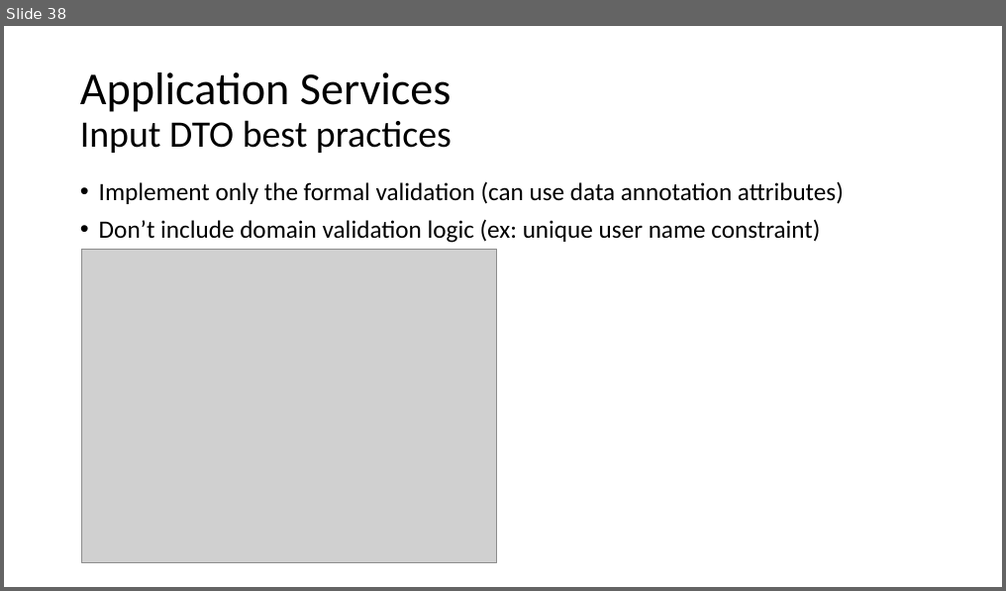
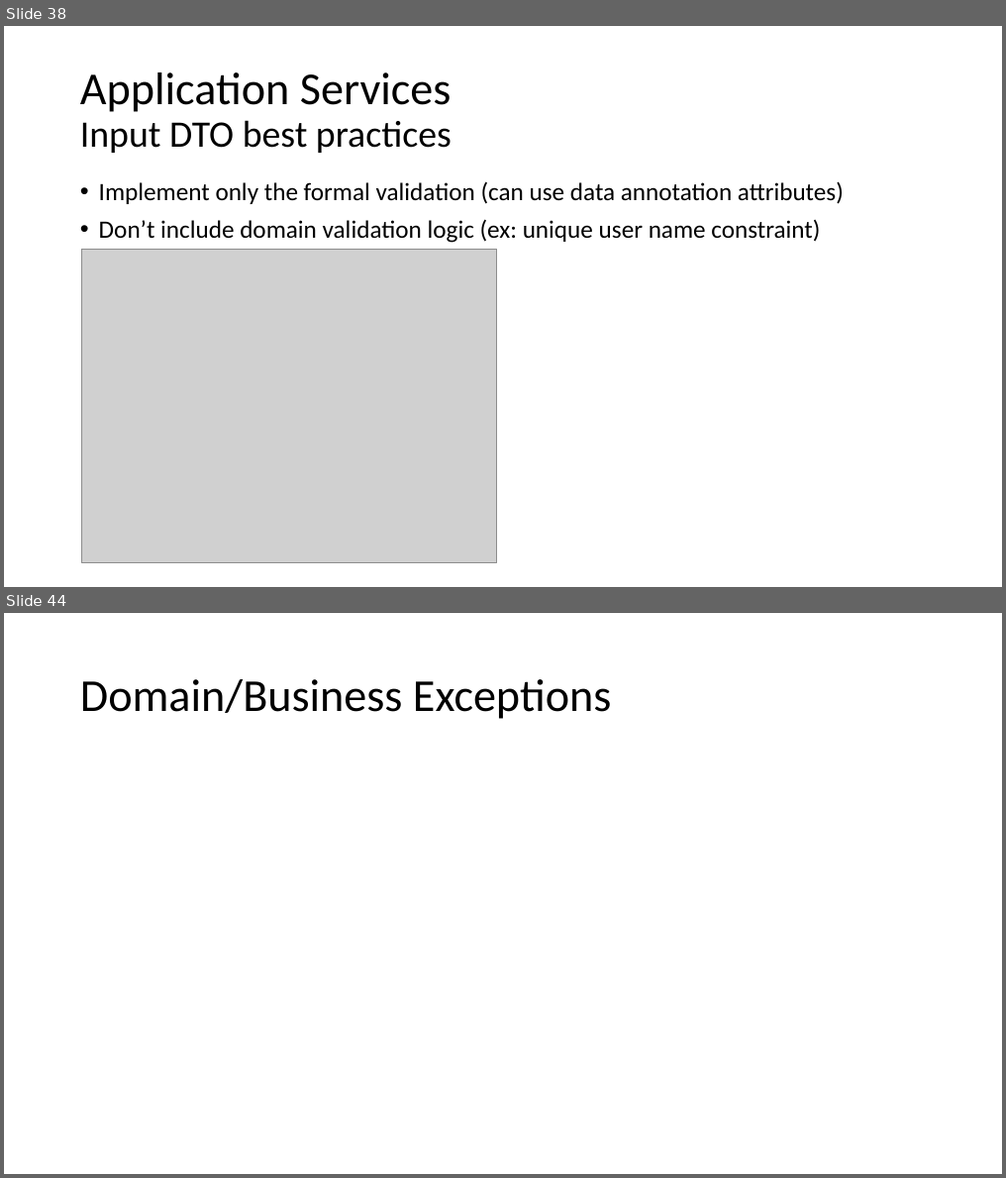
Before and after one commit to hikalkan/presentations, a slide deck: 2019-XX-XX Implementing DDD/Presentation.pptx. Shown one above the other, each under a label of ours: slide 38 before the commit, slides 38 and 44 after it; the slides between them are not shown. The pictures are 1006x591 and 1006x1178 pixels, drawn with LibreOffice and Linux fonts; fonts in the diff are those of the drawing; grey boxes stand for pictures. Boxes give left, top, right and bottom in pixels: in the first picture for what was removed or moved away, otherwise in the second. Text is boxed around its words. In the diff, an @@ line names an element or a change of style, - is before the commit and + after.

```diff
--- a/2019-XX-XX Implementing DDD/Presentation.pptx
+++ b/2019-XX-XX Implementing DDD/Presentation.pptx
@@ slide 44 added at (4,613,1002,1174), background #FFFFFF @@
@@ title added at (80,679,611,719), 44 pt, text #000000 @@
+Domain/Business Exceptions
```
Also in this commit, not shown: 2 slides changed, 5 other slides added, 1 other file.
